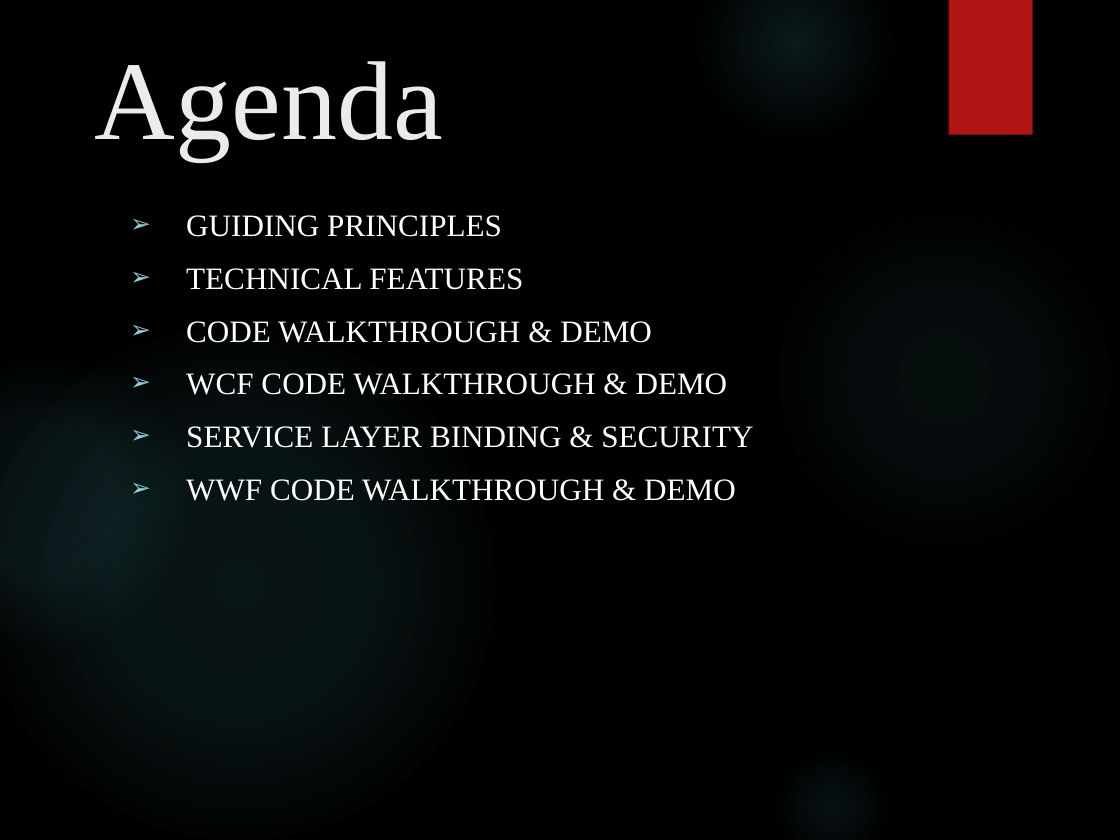
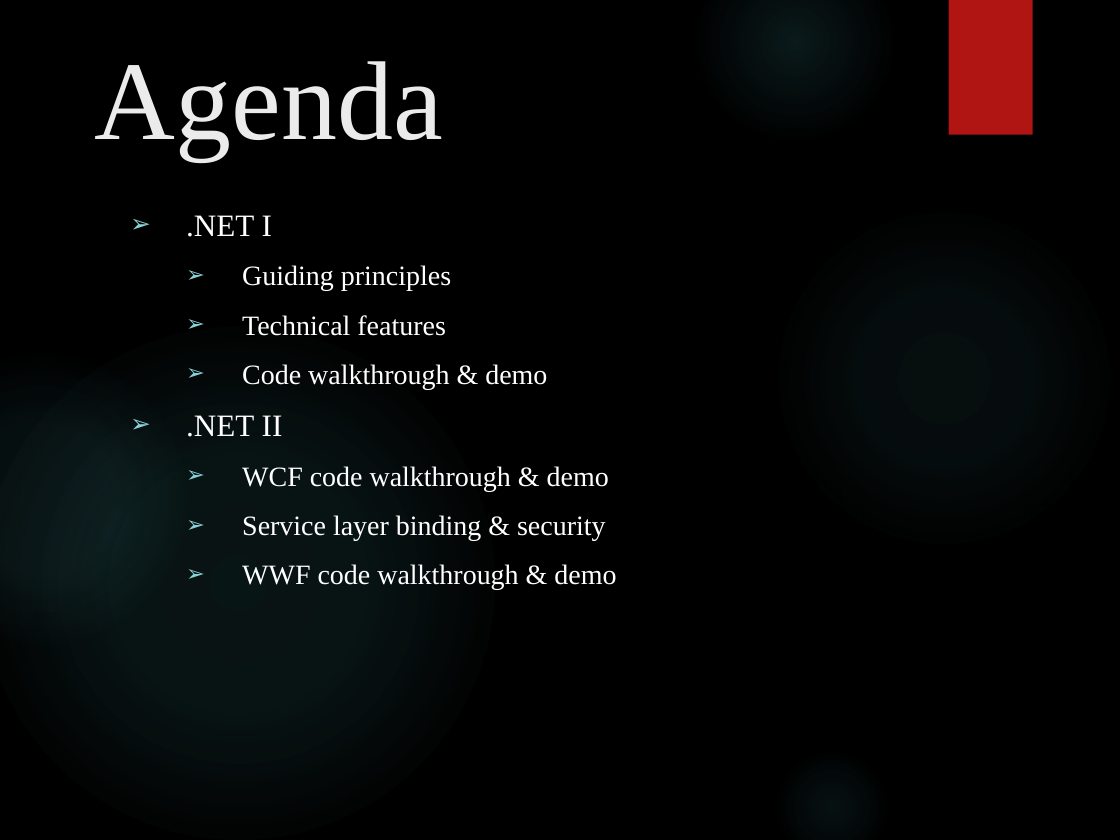
Before and after one commit to XUMINSHENG/dotNET_CA, a slide deck: slide 1 of Docs/presentation/ENET_FT1_presentation.pptx. Drawn at 1120x840 pixels with LibreOffice and Linux fonts; fonts in the diff are those of the drawing; background and template pictures are left out. Boxes give left, top, right and bottom in pixels: in the first picture for what was removed or moved away, otherwise in the second. Text is boxed around its words. In the diff, an @@ line names an element or a change of style, - is before the commit and + after.

```diff
--- a/Docs/presentation/ENET_FT1_presentation.pptx
+++ b/Docs/presentation/ENET_FT1_presentation.pptx
@@ subtitle at <box>186,215,616,590</box>: text changed; size 20 to 18 pt @@
-➢ GUIDING PRINCIPLES
-➢ TECHNICAL FEATURES
-➢ CODE WALKTHROUGH & DEMO
-➢ WCF CODE WALKTHROUGH & DEMO
-➢ SERVICE LAYER BINDING & SECURITY
-➢ WWF CODE WALKTHROUGH & DEMO
+➢ .NET I
+  ➢ Guiding principles
+  ➢ Technical features
+  ➢ Code walkthrough & demo
+➢ .NET II
+  ➢ WCF code walkthrough & demo
+  ➢ Service layer binding & security
+  ➢ WWF code walkthrough & demo
```
Also in this commit, not shown: 2 other slides changed, 1 other file.
